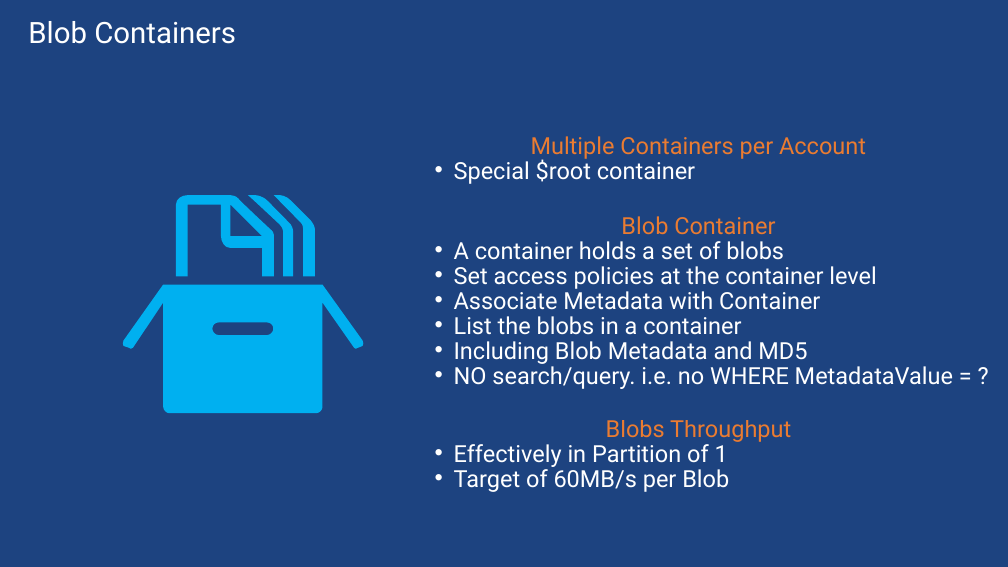
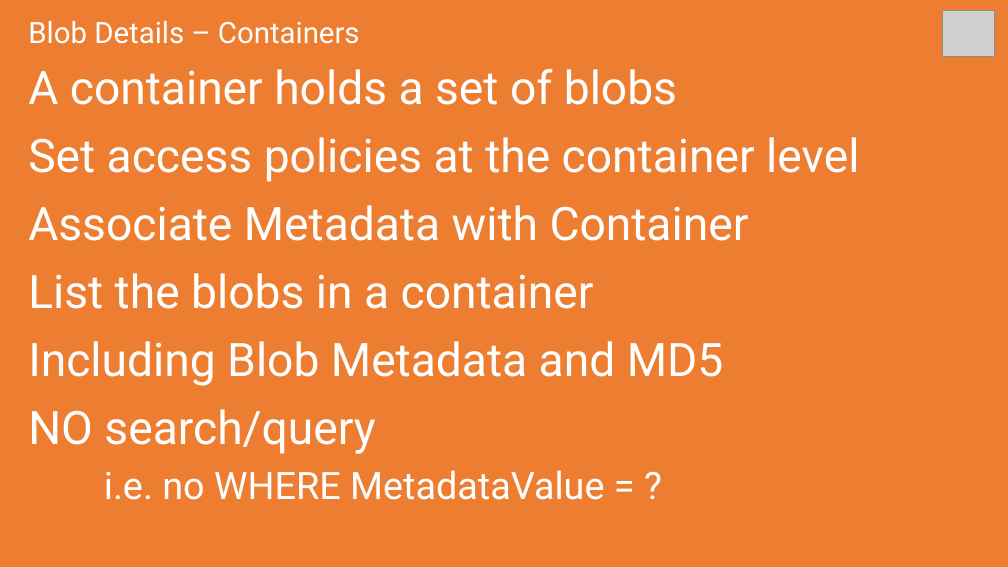
Before and after one commit to sack212/BasicAzureCamp, a slide deck: slide 12 of Data-Storage/Data-Storage.pptx (slide 8 before the commit). Drawn at 1008x567 pixels with LibreOffice and Linux fonts; fonts in the diff are those of the drawing; grey boxes stand for pictures. Boxes give left, top, right and bottom in pixels: in the first picture for what was removed or moved away, otherwise in the second. Text is boxed around its words. In the diff, an @@ line names an element or a change of style, - is before the commit and + after.

Commit message:
Updates to Data-Storage including first unit test style demo.

```diff
--- a/Data-Storage/Data-Storage.pptx
+++ b/Data-Storage/Data-Storage.pptx
@@ background #1D4380 to #ED7D31 @@
@@ text "A container holds a set ...": place and size @@
-text "A container holds a set ..." at <box>454,136,953,492</box>
+text "A container holds a set ..." at <box>28,69,859,500</box>
@@ title at <box>28,21,360,44</box>: text changed @@
-Blob Containers
+Blob Details – Containers
@@ picture added at <box>942,11,995,57</box> @@
@@ text at <box>28,69,859,386</box>: size 22.4 to 44 pt in "A container holds a set of blobs", "Set access policies at the container level", "Associate Metadata with Container", "List the blobs in a container" and 1 more places; bullet • to none; list level 2 to 1 in "A container holds a set ..."; line spacing 0.7 to 1; list level 2 to 1 in "Set access policies at the ..."; list level 2 to 1 in "Associate Metadata with Container"; list level 2 to 1 in "List the blobs in a ..."; list level 2 to 1 in "Including Blob Metadata and MD5" @@
@@ text at <box>454,136,866,235</box>: paragraphs removed @@
-Multiple Containers per Account
-  • Special $root container
-Blob Container
@@ group removed at <box>123,195,364,413</box>: 4 freeform shapes @@
@@ text at <box>28,409,604,500</box>: text changed; size 22.4 to 36 pt @@
-  • NO search/query. i.e. no WHERE MetadataValue = ?
-Blobs Throughput
-  • Effectively in Partition of 1
-  • Target of 60MB/s per Blob
+NO search/query
+i.e. no WHERE MetadataValue = ?
```
Also in this commit, not shown: 42 other slides changed, 25 slides added, 2 slides removed, 12 other files.
